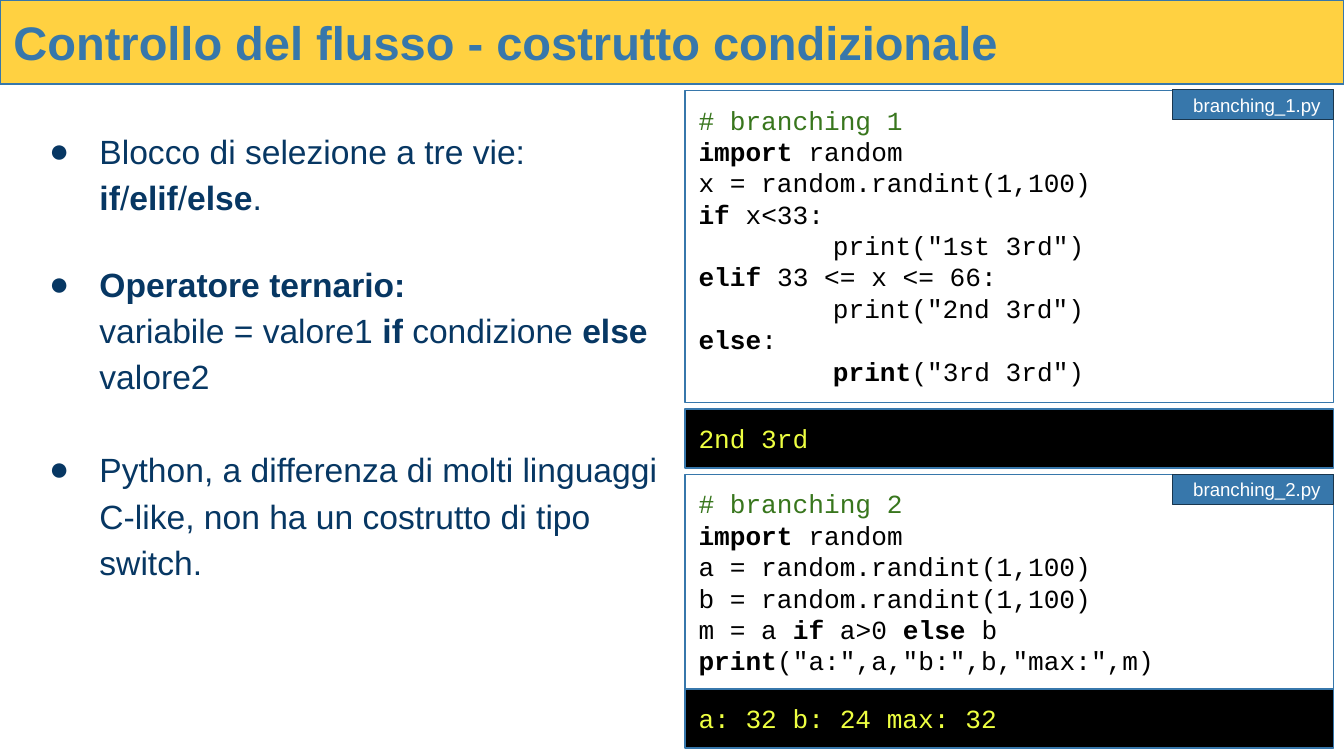
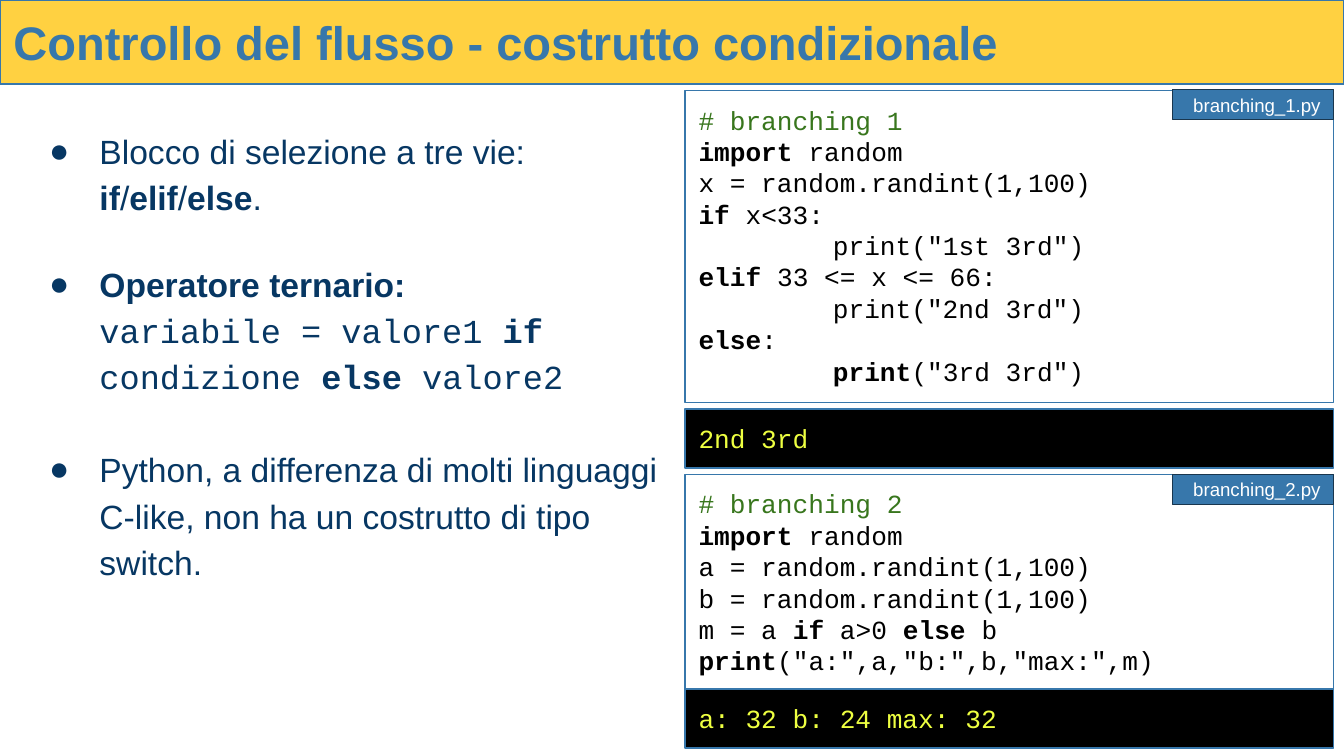
Before and after one commit to raffmont/Tecnologie_Web-Introduzione_a_Python, a slide deck: slide 33 of Tecnologie_Web-Introduzione_a_Python.pptx. Drawn at 1344x756 pixels with LibreOffice and Linux fonts; fonts in the diff are those of the drawing. Boxes give left, top, right and bottom in pixels: in the first picture for what was removed or moved away, otherwise in the second. Text is boxed around its words. In the diff, an @@ line names an element or a change of style, - is before the commit and + after.

```diff
--- a/Tecnologie_Web-Introduzione_a_Python.pptx
+++ b/Tecnologie_Web-Introduzione_a_Python.pptx
@@ text at box(99, 272, 563, 390): font Arial to Courier New in "variabile = valore1 if condizione else valore2" @@
```
Also in this commit, not shown: 10 other slides changed, 1 slide removed.
